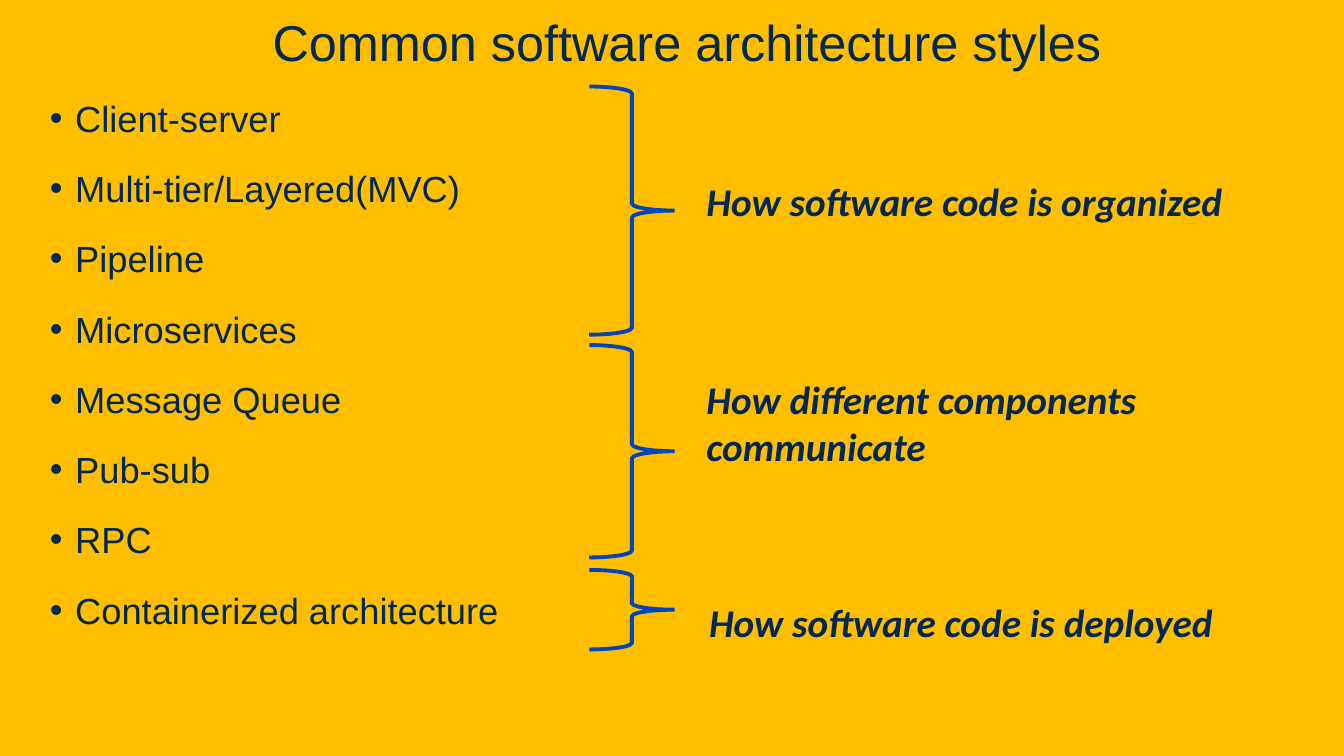
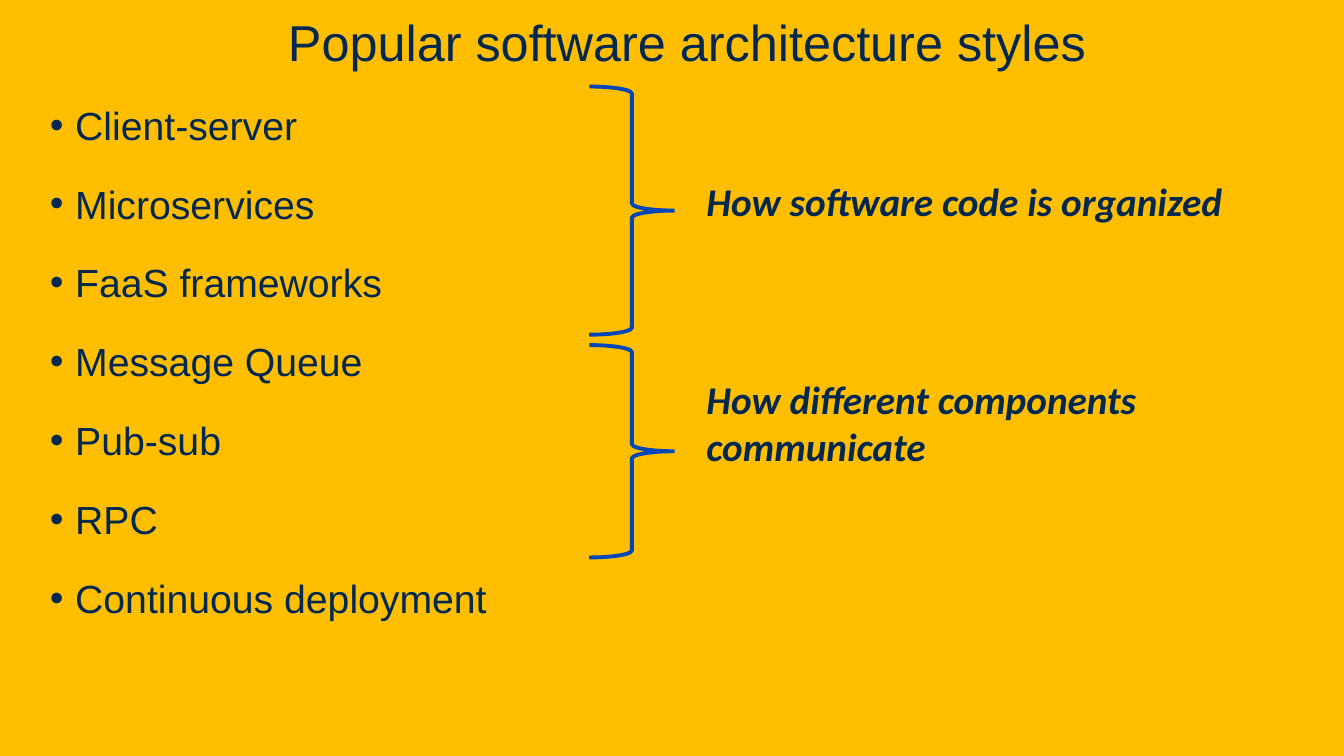
Before and after one commit to davsec-teaching/ECS160-Winter2025, a slide deck: slide 45 of slides/6_software_architecture.pptx (slide 9 before the commit). Drawn at 1344x756 pixels with LibreOffice and Linux fonts; fonts in the diff are those of the drawing; background and template pictures are left out. Boxes give left, top, right and bottom in pixels: in the first picture for what was removed or moved away, otherwise in the second. Text is boxed around its words. In the diff, an @@ line names an element or a change of style, - is before the commit and + after.

Commit message:
update software architecture slides

```diff
--- a/slides/6_software_architecture.pptx
+++ b/slides/6_software_architecture.pptx
@@ title at <box>288,24,1086,71</box>: text changed @@
-Common software architecture styles
+Popular software architecture styles
@@ text at <box>75,111,363,535</box>: size 25.9 to 28 pt in "Client-server", "Microservices", "Message Queue", "Pub-sub" and 1 more places; line spacing 1.1 to 1.2 @@
@@ text at <box>75,175,460,279</box>: paragraphs removed @@
-• Multi-tier/Layered(MVC)
-• Pipeline
@@ text at <box>75,268,382,298</box>: paragraph added @@
+• FaaS frameworks
@@ text at <box>75,584,486,621</box>: text changed; size 25.9 to 28 pt @@
-• Containerized architecture
+• Continuous deployment
@@ right brace removed at <box>590,570,676,649</box> @@
@@ text removed at <box>709,609,1213,643</box> @@
-How software code is deployed
```
Also in this commit, not shown: 5 other slides changed, 36 slides added, 5 slides removed.
